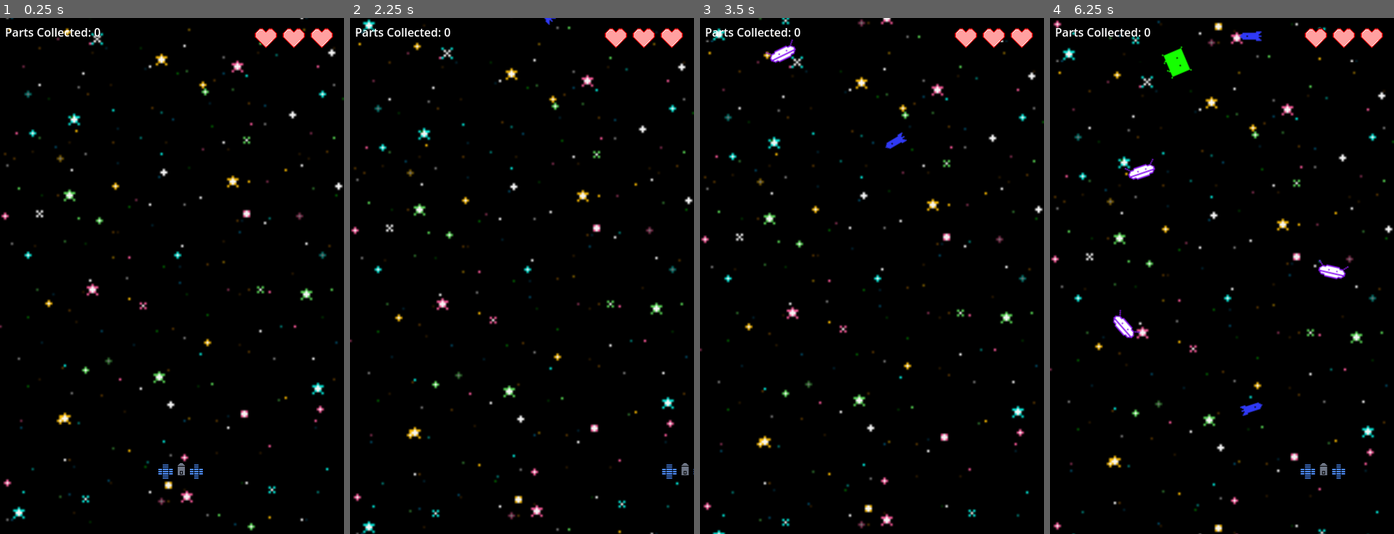
Above: before the commit, frames 1-4 (left to right).
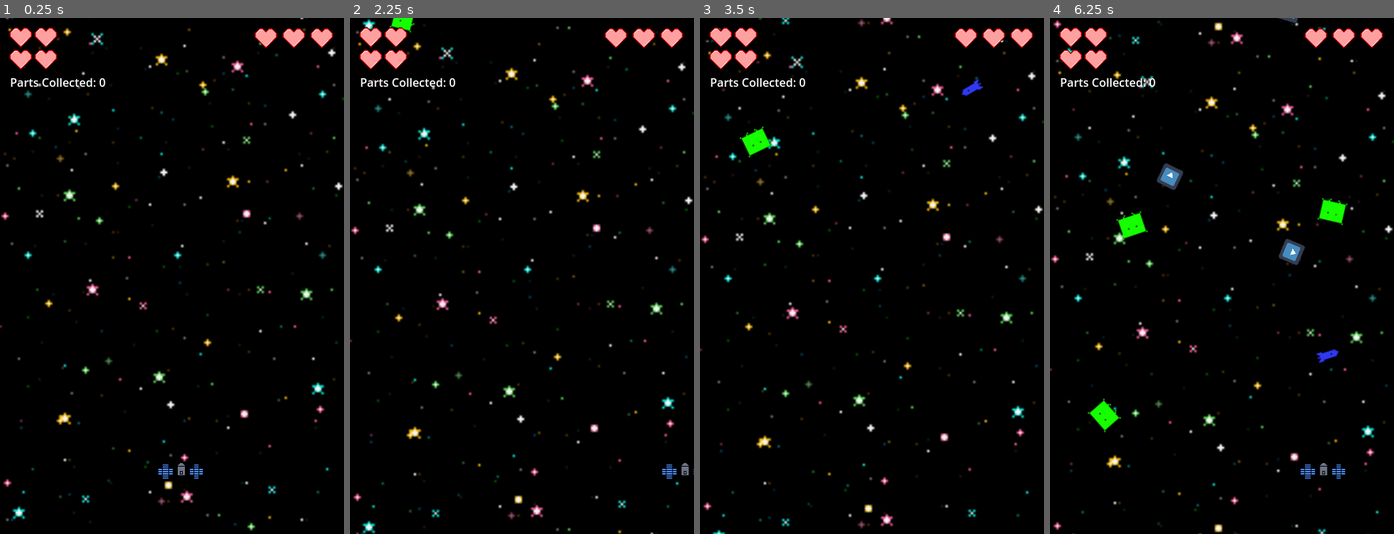
Above: after the commit, the same moments.

Repository: MissionToPsyche-Iridium/iridium_18b_ar_xr-asu
Game: Godot game, scene res://Game/world.tscn
Same seed, same stepped clock (60 frames per second), same inputs: the game is played once before the commit and once after it. The engine's default icon, where the game draws it, is replaced by a stand-in: a white triangle on a blue panel in a dark square.
Inputs:
- Up to frame 1 (0.25 s): no input
- Up to frame 2 (2.25 s): hold Right (move_right) 0.53-1.28 s; hold Left (move_left) 1.28-2.03 s; hold Right (move_right) from 2.03 s (still down)
- Up to frame 3 (3.5 s): keep holding Right (move_right)
- Up to frame 4 (6.25 s): release Right (move_right) at 3.53 s; hold Left (move_left) 3.53-5.78 s; hold Right (move_right) from 5.78 s (still down)

The runs differ from the first frame. In frame 1, 1.0% of the frame differs, in the area x 1-31%, y 1-14%; in frame 2, 1.2%; in frame 3, 1.7%; in frame 4, 3.6%, in the area x 1-87%, y 0-81%.

Commit message:
commit to add better part collection

Diff:
--- a/Game/world.gd
+++ b/Game/world.gd
@@ -6,14 +6,18 @@
 var enemyTextTwo = preload("res://EnemySpriteTwo.png")
 var enemyTextThree = preload("res://EnemySpriteThree.png")
 var partDelay = 0
+var partTracker = [0, 0, 0, 0]
 var partCounter = 0 # Used for selecting the right
 
 
 func _on_timer_timeout() -> void:
 	partDelay = partDelay + 1
-	if (partDelay >= 7):
+	if (partDelay >= 0 and partCounter < 4):
 		partDelay = 0
+		partTracker[partCounter] = 1
 		var part = partScene.instantiate()
+		partCounter = partCounter + 1
+		part.partNum = partCounter
 		part.position = Vector2(randf_range(50, 450), randf_range(-250, -50))
 		add_child(part)
 
--- a/HUD/HUD.tscn
+++ b/HUD/HUD.tscn
@@ -20,10 +20,10 @@
 texture = ExtResource("1_hy3a2")
 
 [node name="PartsCount" type="Label" parent="."]
-offset_left = 7.0
-offset_top = 8.0
-offset_right = 350.0
-offset_bottom = 45.0
+offset_left = 14.0
+offset_top = 78.0
+offset_right = 357.0
+offset_bottom = 115.0
 text = "Parts Collected: 0"
 
 [node name="GameOver" type="Label" parent="."]
@@ -32,3 +32,19 @@
 offset_right = 436.0
 offset_bottom = 423.0
 label_settings = SubResource("LabelSettings_j8jc7")
+
+[node name="PartsOne" type="Sprite2D" parent="."]
+position = Vector2(29, 27)
+texture = ExtResource("1_hy3a2")
+
+[node name="PartsTwo" type="Sprite2D" parent="."]
+position = Vector2(64, 27)
+texture = ExtResource("1_hy3a2")
+
+[node name="PartsThree" type="Sprite2D" parent="."]
+position = Vector2(29, 58)
+texture = ExtResource("1_hy3a2")
+
+[node name="PartsFour" type="Sprite2D" parent="."]
+position = Vector2(64, 58)
+texture = ExtResource("1_hy3a2")
--- a/Part/part.gd
+++ b/Part/part.gd
@@ -2,6 +2,7 @@
 
 var rotationSpeed = randf_range(-0.05, 0.05)
 var speed = randf_range(1.5, 2.5)
+var partNum = 0
 
 func _process(delta: float):
 	position.y += speed
--- a/Player/player.gd
+++ b/Player/player.gd
@@ -45,9 +45,17 @@
 		get_parent().get_node("HUD").get_node("GameOver").label_settings.font_color = Color(1, 0, 0, 1)
 		queue_free()
 
-func handlePartCollision():
+func handlePartCollision(area: Area2D):
 	parts += 1
 	get_parent().get_node("HUD").get_node("PartsCount").text = "Parts Collected: " + str(parts)
+	if (area.partNum == 1):
+		get_parent().get_node("HUD").get_node("PartsOne").texture = deadHeart
+	elif (area.partNum == 2):
+		get_parent().get_node("HUD").get_node("PartsTwo").texture = deadHeart
+	elif (area.partNum == 3):
+		get_parent().get_node("HUD").get_node("PartsThree").texture = deadHeart
+	else:
+		get_parent().get_node("HUD").get_node("PartsFour").texture = deadHeart
 	if (parts >= 4):
 		gameOver = true
 		get_parent().get_node("HUD").get_node("GameOver").text = "Game Over!\nYou Win! :)"
@@ -60,5 +68,5 @@
 		handleDebrisCollision()
 		area.queue_free()
 	else:
-		handlePartCollision()
+		handlePartCollision(area)
 		area.queue_free()
